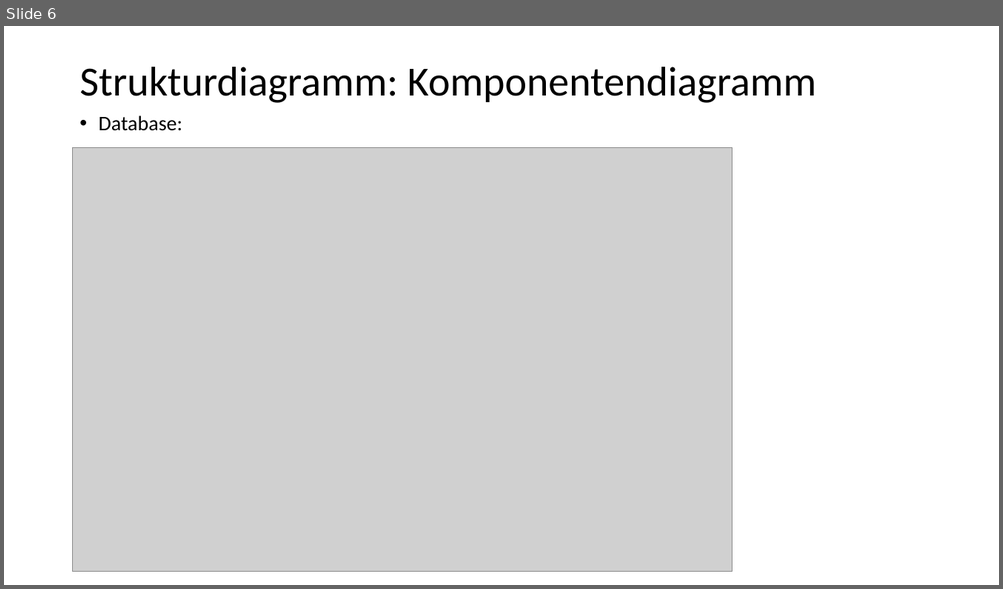
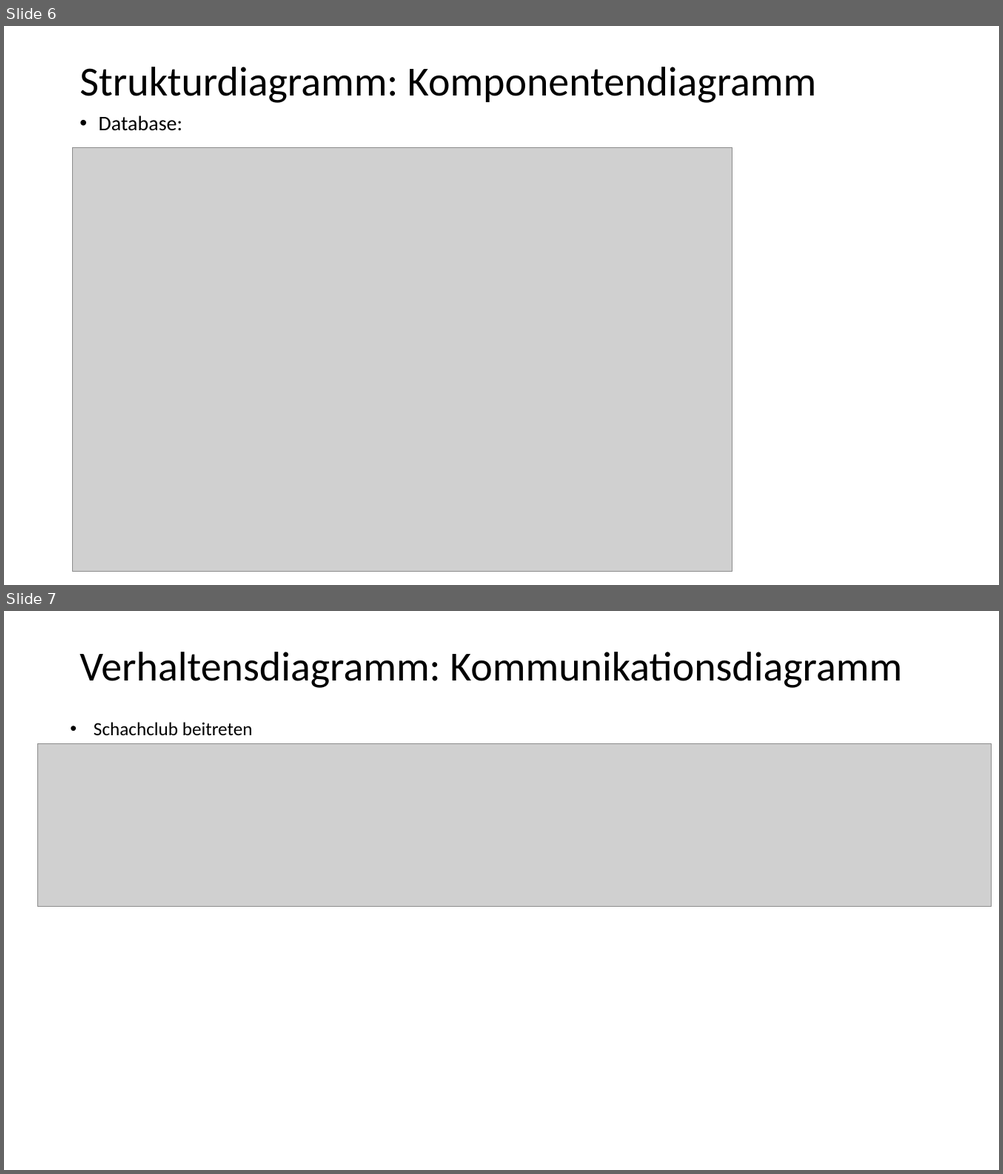
Before and after one commit to Kaan2474/ChesSEP, a slide deck: Projektmappe/Zyklus 2/Willkommen zur Präsentation der ChesSEP - Zyklus II.pptx. Shown one above the other, each under a label of ours: slide 6 before the commit, slides 6 and 7 after it. The pictures are 1003x589 and 1003x1174 pixels, drawn with LibreOffice and Linux fonts; fonts in the diff are those of the drawing; grey boxes stand for pictures. Boxes give left, top, right and bottom in pixels: in the first picture for what was removed or moved away, otherwise in the second. Text is boxed around its words. In the diff, an @@ line names an element or a change of style, - is before the commit and + after.

```diff
--- a/Projektmappe/Zyklus 2/Willkommen zur Präsentation der ChesSEP - Zyklus II.pptx
+++ b/Projektmappe/Zyklus 2/Willkommen zur Präsentation der ChesSEP - Zyklus II.pptx
@@ slide 7 added at <box>4,611,999,1170</box>, background #FFFFFF @@
@@ title added at <box>79,652,902,688</box>, 40 pt, text #000000 @@
+Verhaltensdiagramm: Kommunikationsdiagramm
@@ picture added at <box>37,743,990,907</box> @@
@@ text added at <box>94,722,253,735</box>, 18 pt, text #000000 @@
+• Schachclub beitreten
```
Also in this commit, not shown: 1 slide changed, 2 other slides added, 1 slide removed, 4 other files.
